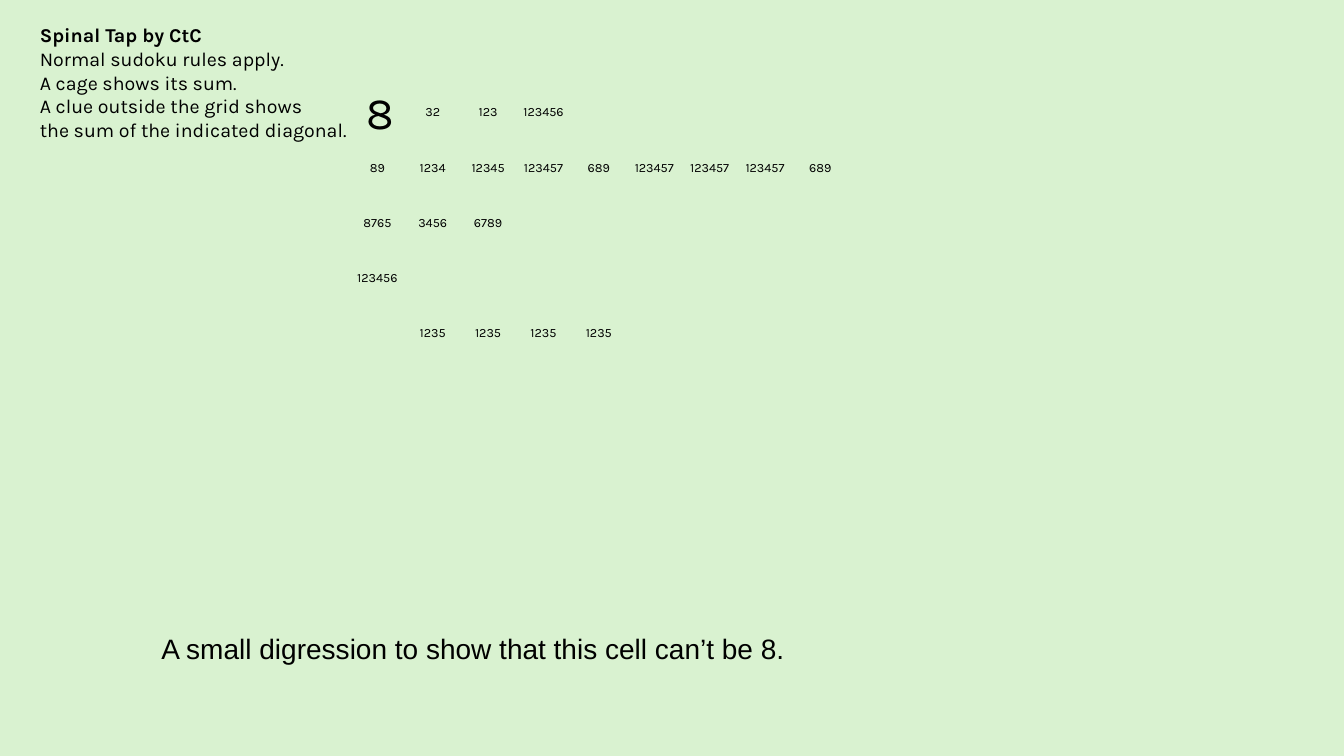
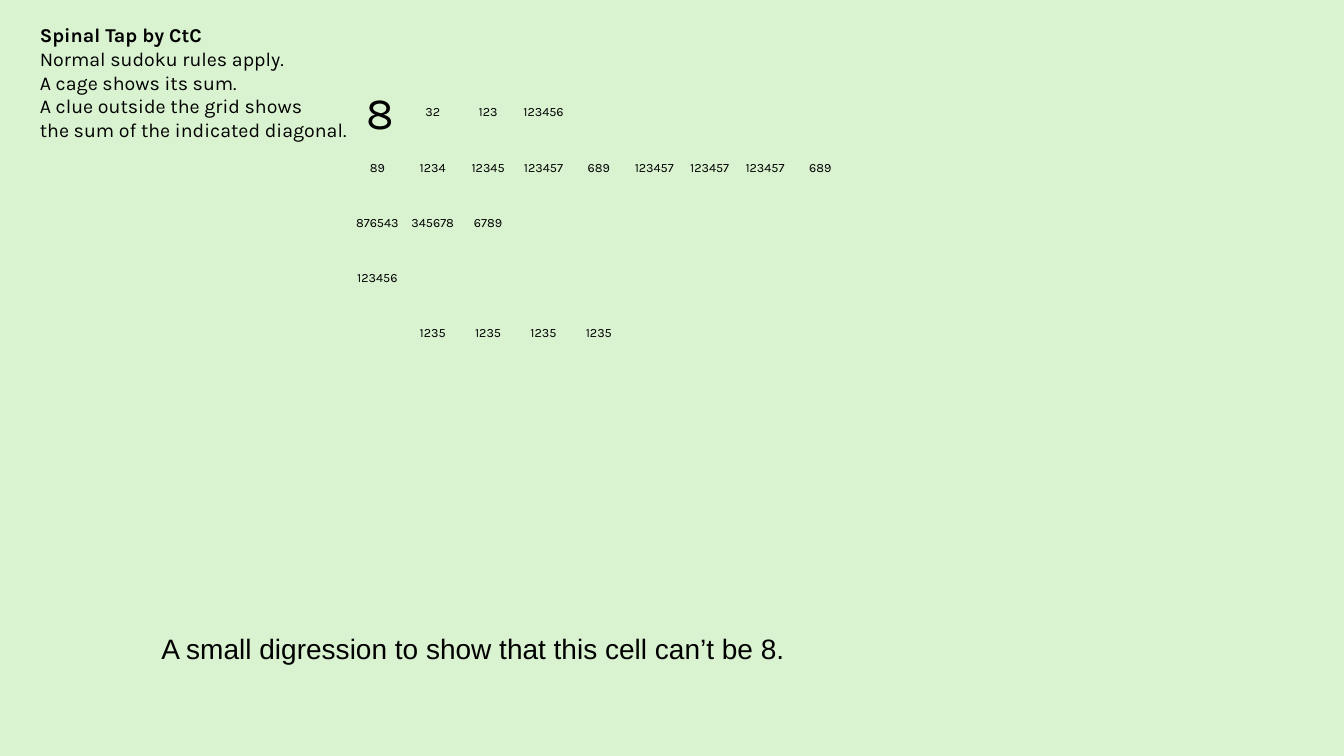
Before and after one commit to jhardis/WSJ_Number_Puzzles, a slide deck: slide 15 of 20261121_2.pptx (slide 16 before the commit). Drawn at 1344x756 pixels with LibreOffice and Linux fonts; fonts in the diff are those of the drawing; background and template pictures are left out. Boxes give left, top, right and bottom in pixels: in the first picture for what was removed or moved away, otherwise in the second. Text is boxed around its words. In the diff, an @@ line names an element or a change of style, - is before the commit and + after.

```diff
--- a/20261121_2.pptx
+++ b/20261121_2.pptx
@@ text at box(356, 219, 398, 227): text changed @@
-8765
+876543
@@ text at box(411, 219, 453, 227): text changed @@
-3456
+345678
```
Also in this commit, not shown: 14 other slides changed, 1 slide removed.
